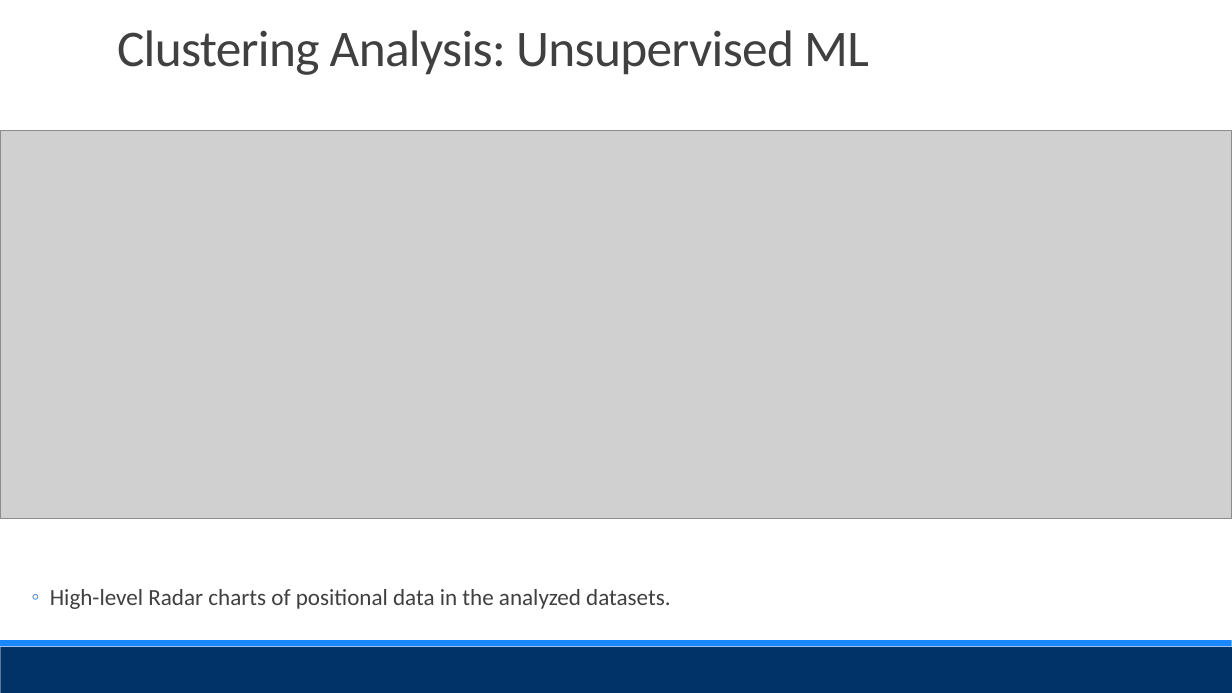
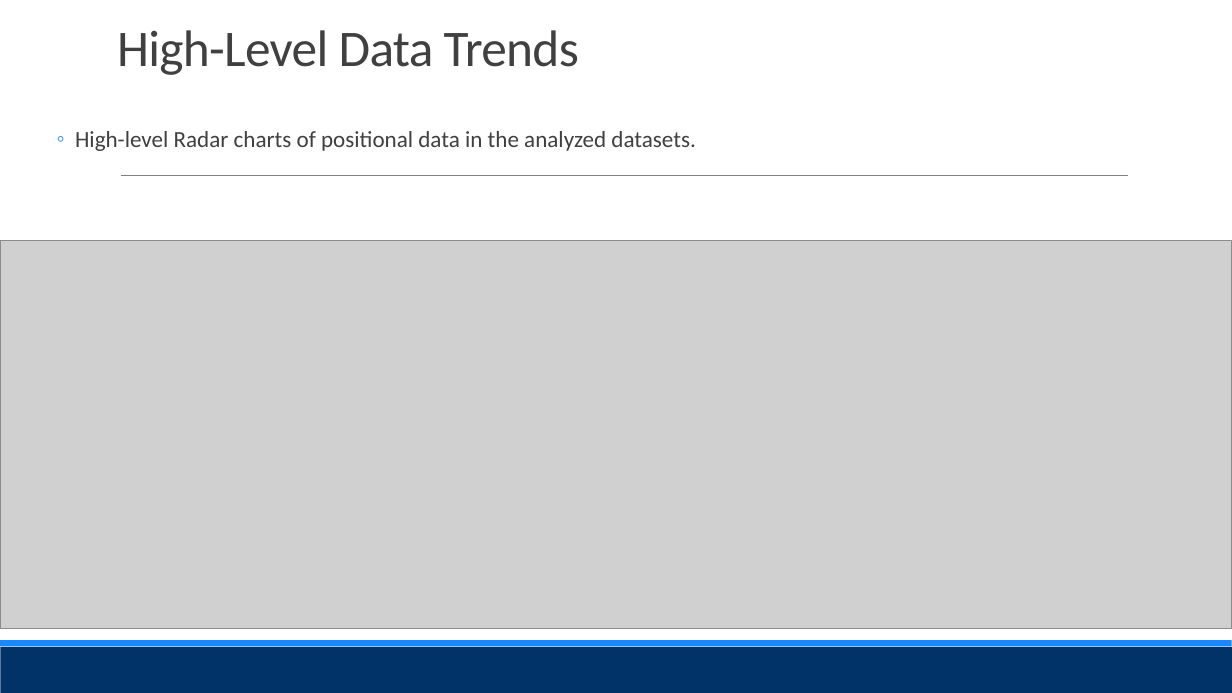
Before and after one commit to Evdawg/Project_4_FF_ML, a slide deck: slide 10 of Presentation.pptx. Drawn at 1232x693 pixels with LibreOffice and Linux fonts; fonts in the diff are those of the drawing; grey boxes stand for pictures. Boxes give left, top, right and bottom in pixels: in the first picture for what was removed or moved away, otherwise in the second. Text is boxed around its words. In the diff, an @@ line names an element or a change of style, - is before the commit and + after.

Commit message:
ERS: Organize repo folders. Moved "CSV DATA" to "DATA" folder, updated .ipynb files where needed. Update README. Update final presentation with latest visuals.

```diff
--- a/Presentation.pptx
+++ b/Presentation.pptx
@@ title at (117,30,579,75): text changed @@
-Clustering Analysis: Unsupervised ML
+High-Level Data Trends
@@ text "High-level Radar charts of positional ...": place and size @@
-text "High-level Radar charts of positional ..." at (50,589,670,609)
+text "High-level Radar charts of positional ..." at (75,131,695,151)
@@ line added from (121, 176) to (1128, 176), #808080 0.5 pt @@
@@ picture: place and size @@
-picture at (0,130,1232,518)
+picture at (0,241,1232,629)
```
Also in this commit, not shown: 6 other slides changed, 10 other files.
